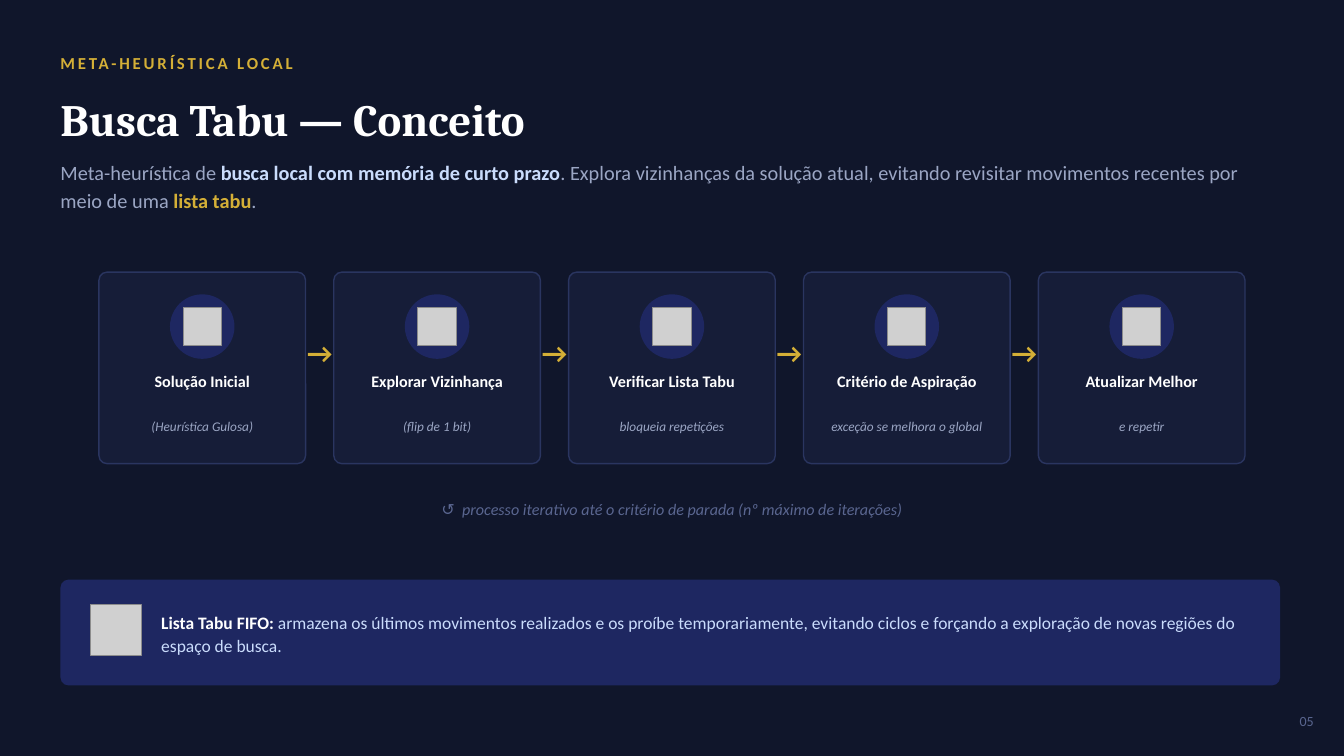
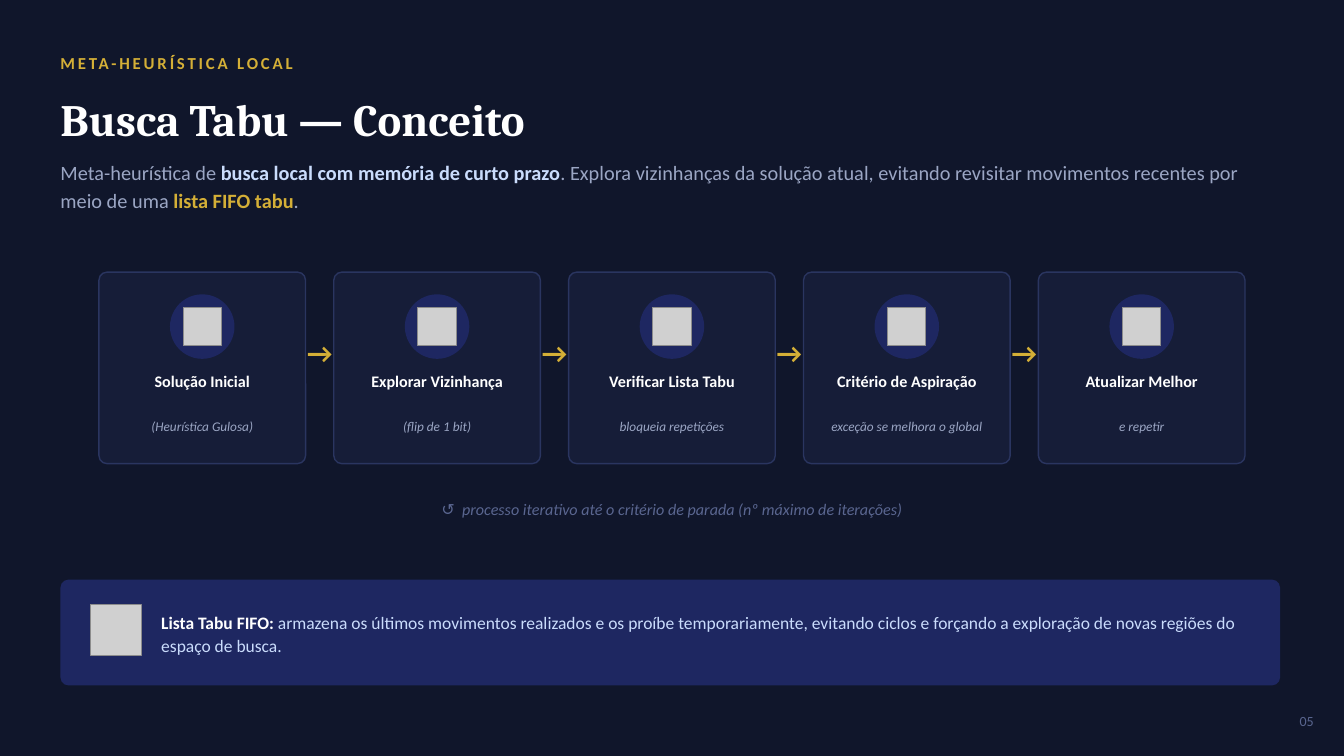
Before and after one commit to MayconCarpes/Mochila01, a slide deck: slide 5 of Mochila01_MetaHeuristicas_TabuVsAG.pptx. Drawn at 1344x756 pixels with LibreOffice and Linux fonts; fonts in the diff are those of the drawing; grey boxes stand for pictures. Boxes give left, top, right and bottom in pixels: in the first picture for what was removed or moved away, otherwise in the second. Text is boxed around its words. In the diff, an @@ line names an element or a change of style, - is before the commit and + after.

Commit message:
Atualizando README.md e versao final da apresentacao PowerPoint (.pptx)

```diff
--- a/Mochila01_MetaHeuristicas_TabuVsAG.pptx
+++ b/Mochila01_MetaHeuristicas_TabuVsAG.pptx
@@ text at (60, 165, 1237, 208): text changed @@
-Meta-heurística de busca local com memória de curto prazo. Explora vizinhanças da solução atual, evitando revisitar movimentos recentes por meio de uma lista tabu.
+Meta-heurística de busca local com memória de curto prazo. Explora vizinhanças da solução atual, evitando revisitar movimentos recentes por meio de uma lista FIFO tabu.
```
Also in this commit, not shown: 5 other slides changed, 1 other file.
